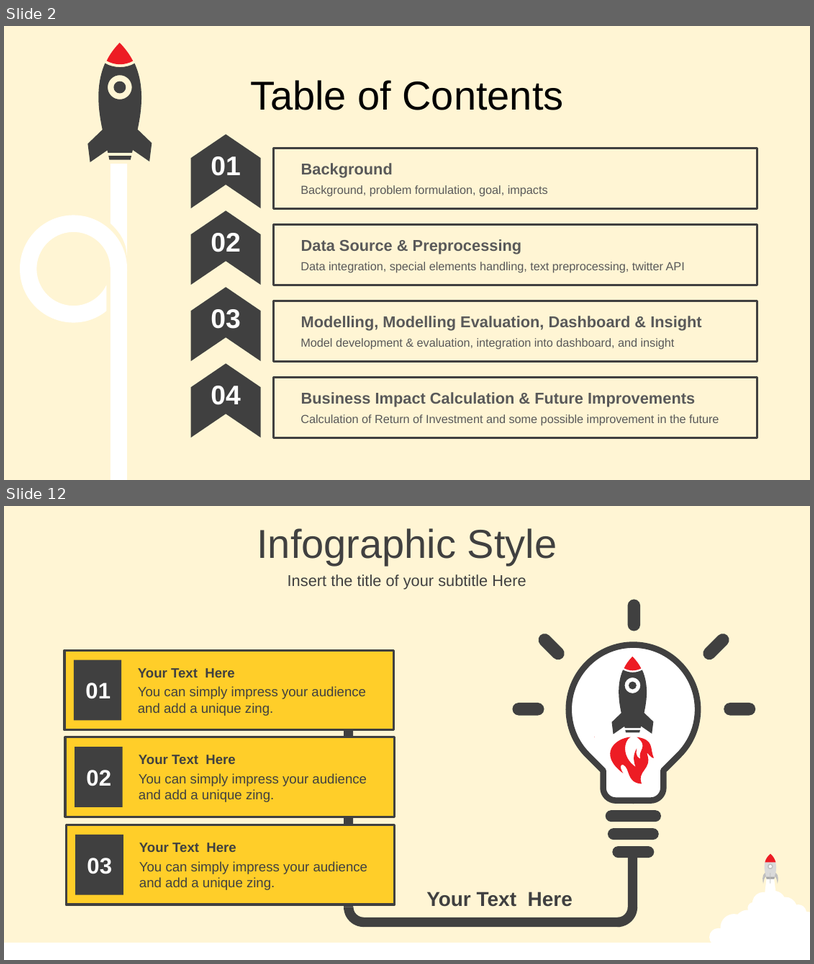
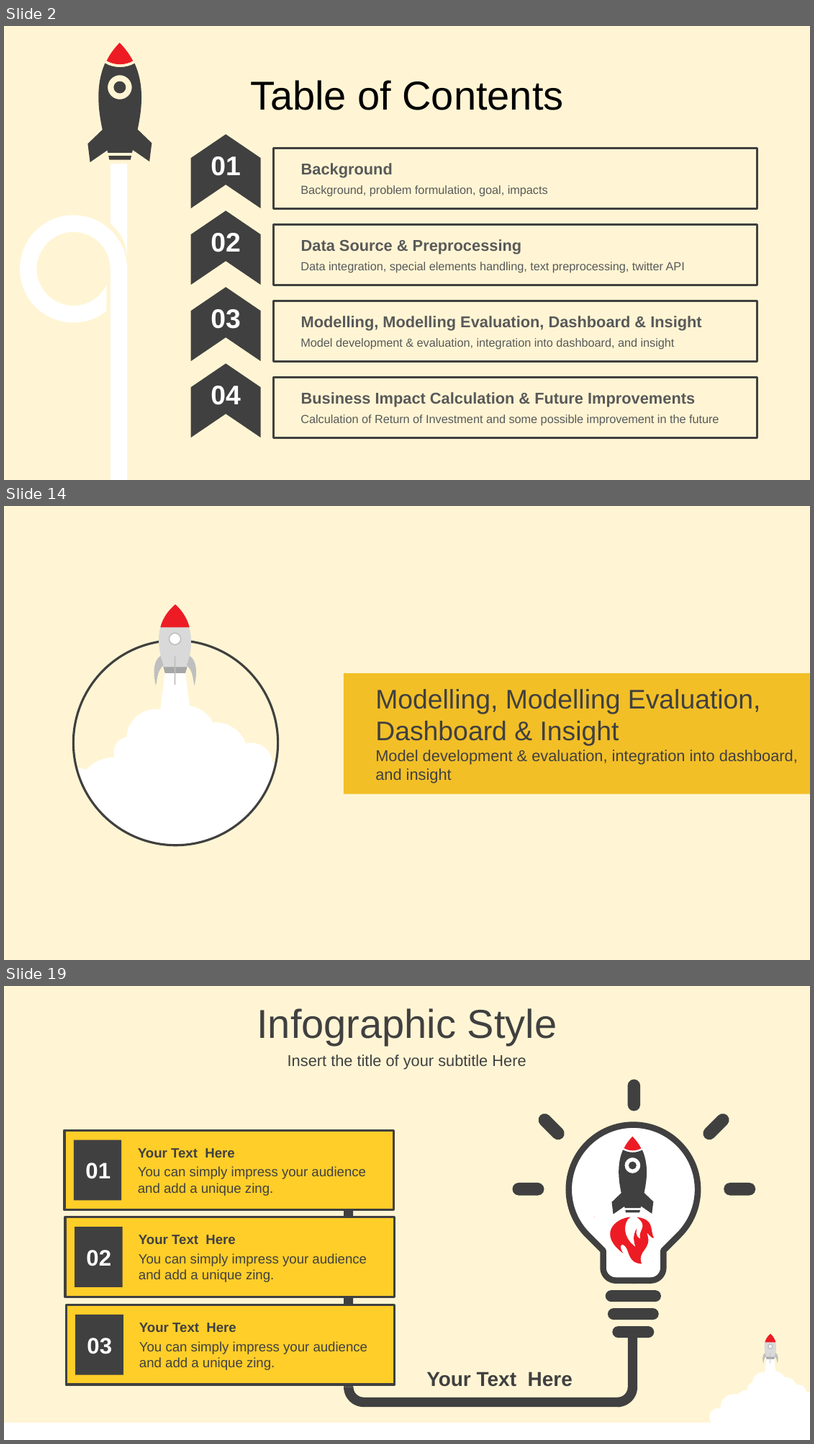
Before and after one commit to Damianus04/data-science-purwadhika-final-project, a slide deck: 0-Final-Project-Presentation.pptx. Shown one above the other, each under a label of ours: slides 2 and 12 before the commit, slides 2, 14 and 19 after it; the slides between them are not shown. The pictures are 814x964 and 814x1444 pixels, drawn with LibreOffice and Linux fonts; fonts in the diff are those of the drawing. Boxes give left, top, right and bottom in pixels: in the first picture for what was removed or moved away, otherwise in the second. Text is boxed around its words. In the diff, an @@ line names an element or a change of style, - is before the commit and + after.

```diff
--- a/0-Final-Project-Presentation.pptx
+++ b/0-Final-Project-Presentation.pptx
@@ slide 14 added at <box>4,506,810,960</box>, background #FFF5D4 @@
@@ group added at <box>73,605,278,844</box>: 6 freeform shapes, 2 ellipses, 1 rectangle @@
@@ rectangle added at <box>344,673,810,794</box>, fill #F2BF27 @@
@@ text added at <box>376,689,761,746</box>, 24 pt, text #404040 @@
+Modelling, Modelling Evaluation, Dashboard & Insight
@@ text added at <box>376,749,798,783</box>, 14 pt, text #404040 @@
+Model development & evaluation, integration into dashboard, and insight
@@ what was slide 12 is now slide 19 @@
```
Also in this commit, not shown: 3 slides changed, 16 other slides added, 3 other files.
